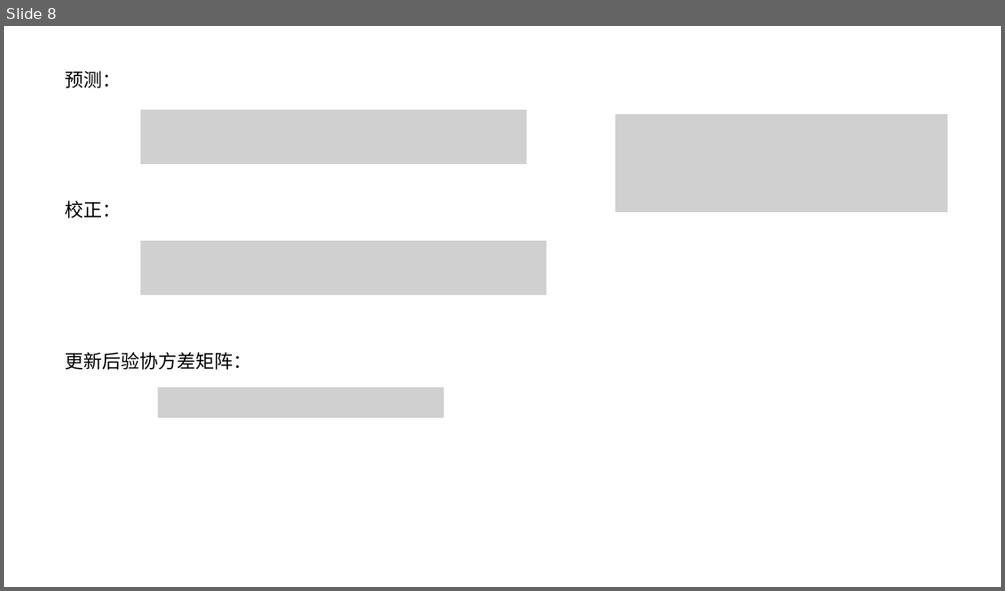
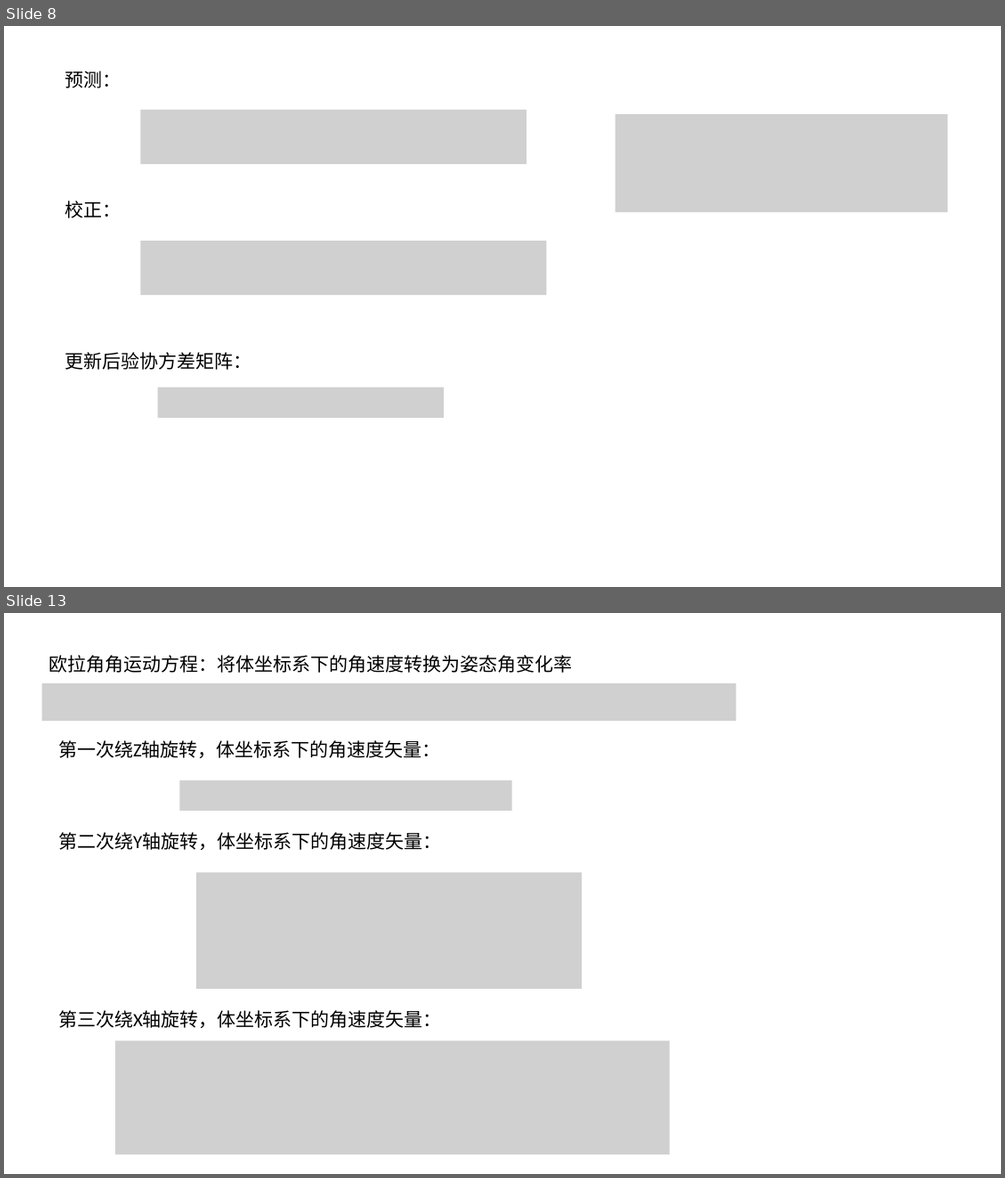
Before and after one commit to Astronute/filter_utils, a slide deck: 滤波.pptx. Shown one above the other, each under a label of ours: slide 8 before the commit, slides 8 and 13 after it; the slides between them are not shown. The pictures are 1005x591 and 1005x1178 pixels, drawn with LibreOffice and Linux fonts; fonts in the diff are those of the drawing; grey boxes stand for pictures. Boxes give left, top, right and bottom in pixels: in the first picture for what was removed or moved away, otherwise in the second. Text is boxed around its words. In the diff, an @@ line names an element or a change of style, - is before the commit and + after.

```diff
--- a/滤波.pptx
+++ b/滤波.pptx
@@ slide 13 added at (4,613,1001,1174), background #FFFFFF @@
@@ text added at (49,655,573,673), 18 pt, text #000000 @@
+欧拉角角运动方程：将体坐标系下的角速度转换为姿态角变化率
@@ picture added at (42,683,736,721) @@
@@ text added at (58,740,441,758), 18 pt, text #000000 @@
+第一次绕Z轴旋转，体坐标系下的角速度矢量：
@@ picture added at (179,780,512,811) @@
@@ text added at (58,832,441,850), 18 pt, text #000000 @@
+第二次绕Y轴旋转，体坐标系下的角速度矢量：
@@ picture added at (196,873,582,989) @@
@@ text added at (58,1010,442,1028), 18 pt, text #000000 @@
+第三次绕X轴旋转，体坐标系下的角速度矢量：
@@ picture added at (115,1041,670,1154) @@
```
Also in this commit, not shown: 5 other slides added, 3 other files.
